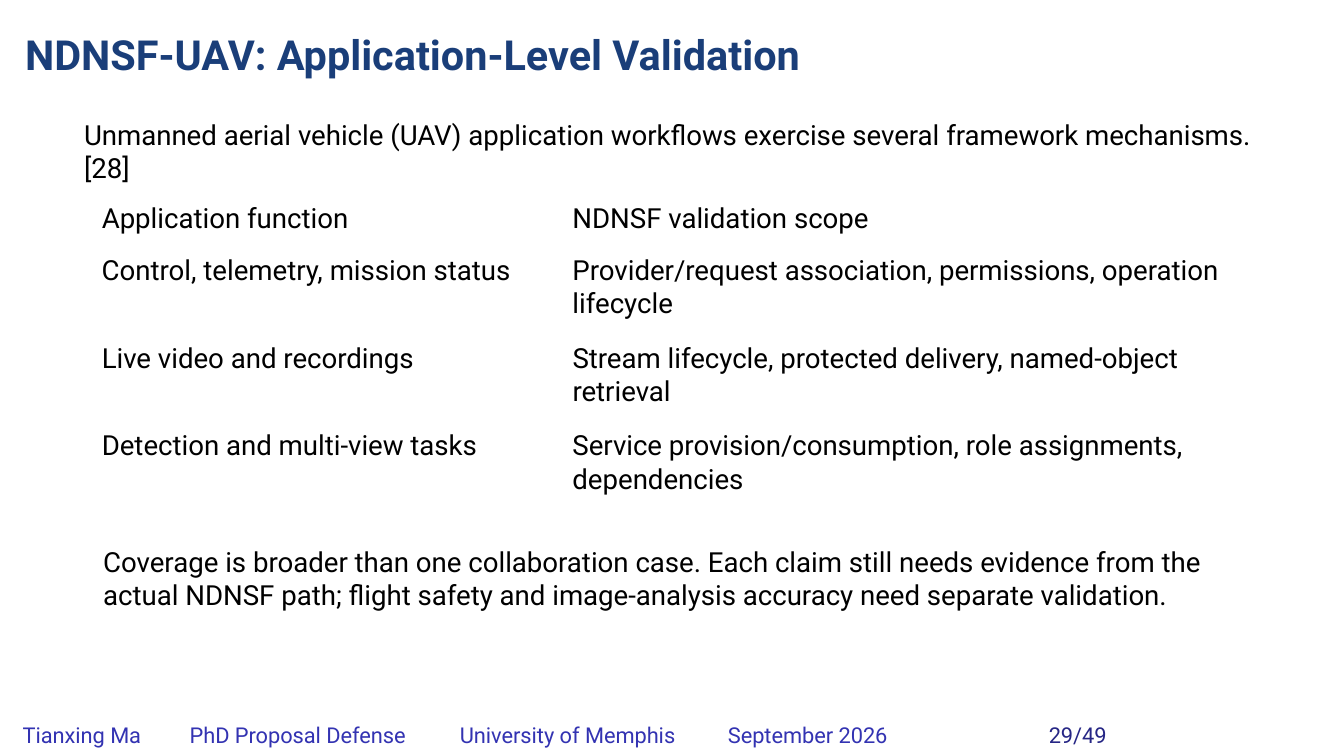
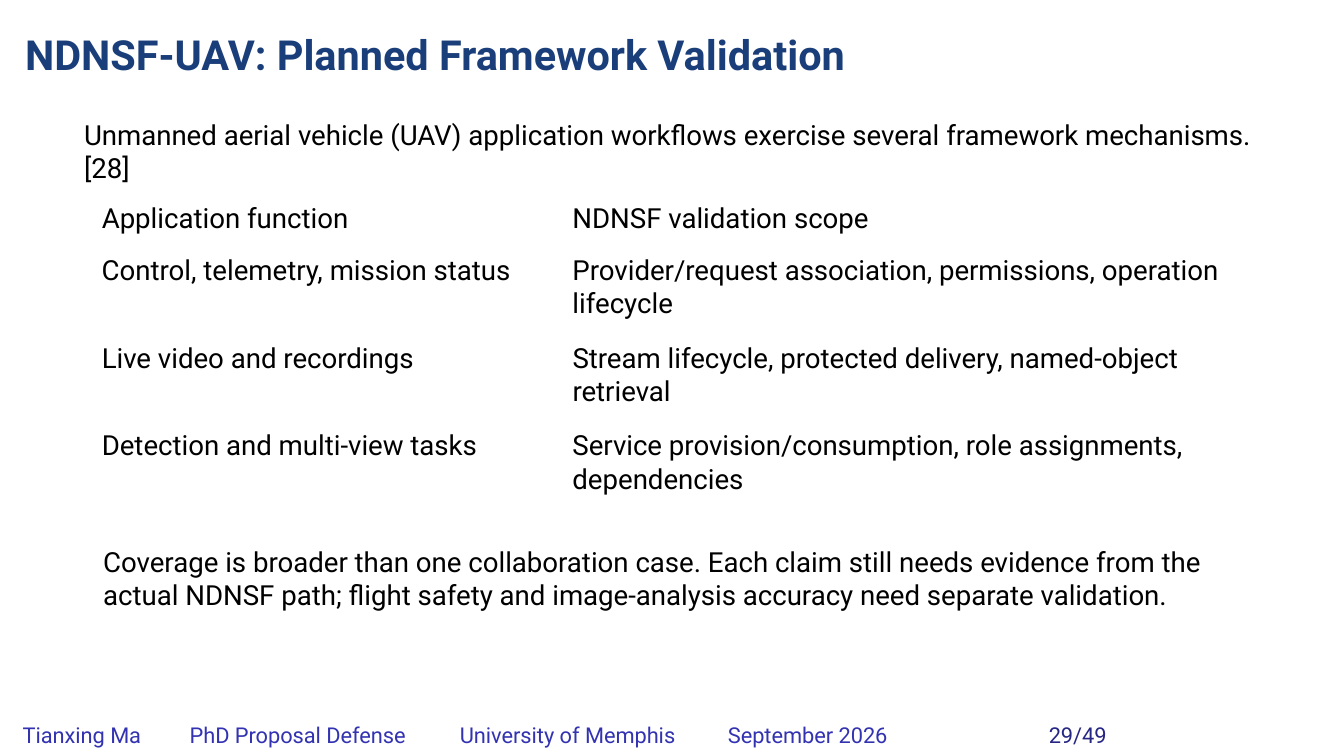
Before and after one commit to matianxing1992/NDN_Service_Framework, a slide deck: slide 29 of docs/PAPER/proposal-defense/slides/NDNSF_proposal_hybrid_editable.pptx. Drawn at 1344x756 pixels with LibreOffice and Linux fonts; fonts in the diff are those of the drawing; background and template pictures are left out. Boxes give left, top, right and bottom in pixels: in the first picture for what was removed or moved away, otherwise in the second. Text is boxed around its words. In the diff, an @@ line names an element or a change of style, - is before the commit and + after.

```diff
--- a/docs/PAPER/proposal-defense/slides/NDNSF_proposal_hybrid_editable.pptx
+++ b/docs/PAPER/proposal-defense/slides/NDNSF_proposal_hybrid_editable.pptx
@@ text at [25, 39, 844, 71]: text changed @@
-NDNSF-UAV: Application-Level Validation
+NDNSF-UAV: Planned Framework Validation
```
Also in this commit, not shown: 10 other slides changed, 23 other files.
